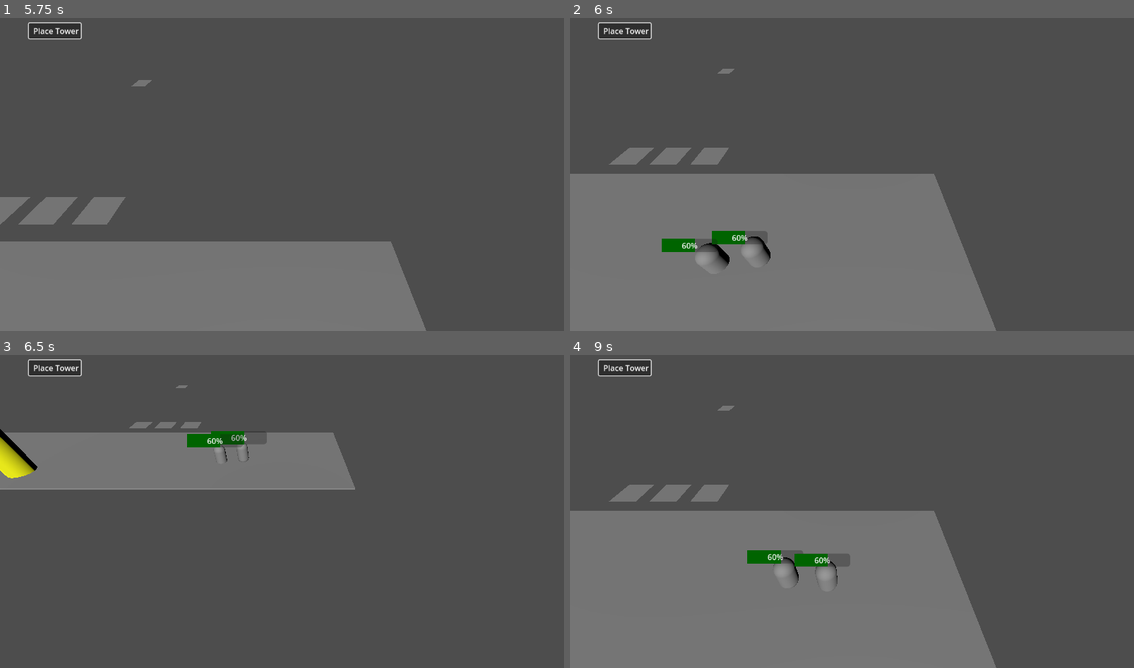
Above: before the commit, frames 1-4 (two rows, left to right).
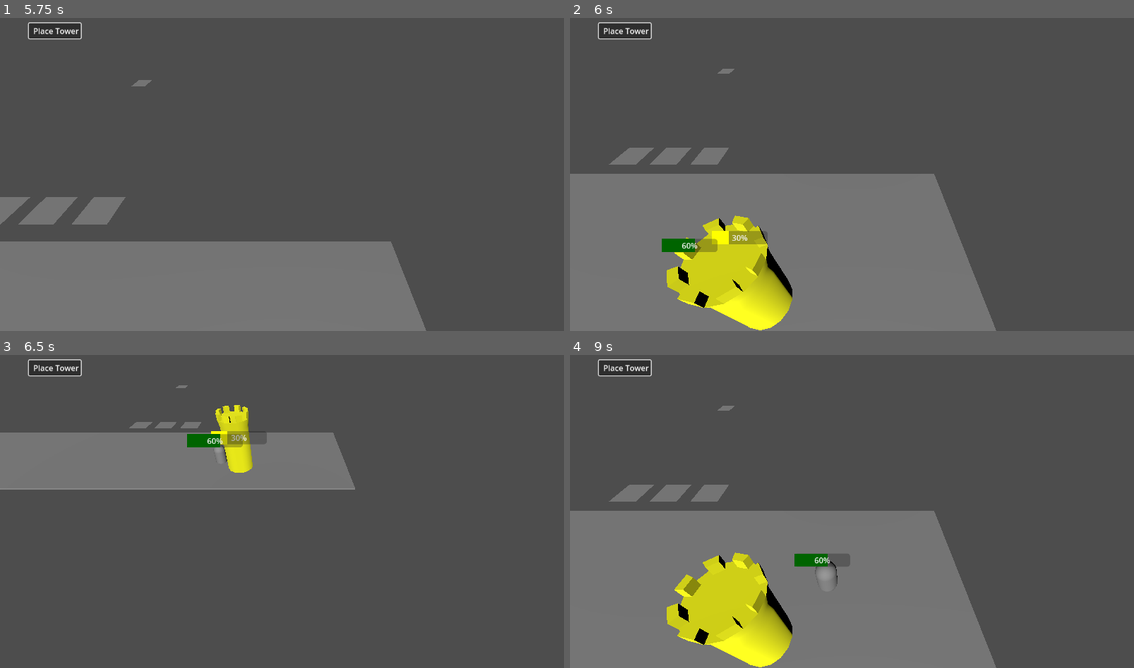
Above: after the commit, the same moments.

Repository: vhladko/tower_defence
Game: Godot game, scene res://main.tscn
Two runs of this game, one before a commit and one after it. Both use one fixed random seed, a clock stepped at 60 frames per second and the inputs below.
Inputs (mouse positions are in pixels of both pictures, inside the frame that each line leads up to):
- Up to frame 1 (5.75 s): click "Place Tower" at 0.5 s; tap Enter at 1.25, 4.25 s; move the mouse to (406, 155) at 1.27 s; hold Right (ui_right) 1.28-2 s; tap Mouse wheel up (zoom_in) at 1.35, 2.85, 4.35 s; click (406, 155) at 1.42 s; drag from (169, 187) to (253, 237) at 2.02 s; tap Space at 2.75 s; move the mouse to (338, 102) at 2.77 s; hold Right (ui_right) 2.78-3.5 s; drag from (253, 237) to (112, 124) at 3.52 s; move the mouse to (451, 221) at 4.27 s; hold Left (ui_left) 4.28-5 s; drag from (112, 124) to (197, 93) at 5.02 s
- Up to frame 2 (6 s): tap Space at 5.75 s; move the mouse to (880, 171) at 5.77 s; hold Down (ui_down) from 5.78 s (still down); tap Mouse wheel up (zoom_in) at 5.85 s; click (880, 171) at 5.92 s
- Up to frame 3 (6.5 s): keep holding Down (ui_down)
- Up to frame 4 (9 s): release Down (ui_down) at 6.5 s; drag from (767, 430) to (739, 524) at 6.52 s; move the mouse to (976, 492) at 7.27 s; hold Up (ui_up) 7.28-8 s; tap Mouse wheel up (zoom_in) at 7.35, 8.85 s; drag from (739, 524) to (823, 574) at 8.02 s; tap Enter at 8.75 s; move the mouse to (908, 439) at 8.77 s; hold Down (ui_down) from 8.78 s (still down)

Frame 1 is identical in both runs. In frame 2, 5.1% of the frame differs, in the area x 17-40%, y 63-100%; in frame 3, 1.6%; in frame 4, 5.7%, in the area x 17-42%, y 62-100%.

Commit message:
Resolve merge conflict and building issue

Diff:
--- a/building/building.tscn
+++ b/building/building.tscn
@@ -1,15 +1,7 @@
-[gd_scene load_steps=7 format=3 uid="uid://t64bo4gpt0vo"]
+[gd_scene load_steps=4 format=3 uid="uid://t64bo4gpt0vo"]
 
 [ext_resource type="Script" uid="uid://ctknn2hb273ot" path="res://building/building.gd" id="1_pi4mk"]
 [ext_resource type="PackedScene" uid="uid://ccrmfor1ia7ph" path="res://tower.tscn" id="2_e18bv"]
-
-[sub_resource type="CylinderShape3D" id="CylinderShape3D_e18bv"]
-
-[sub_resource type="StandardMaterial3D" id="StandardMaterial3D_pi4mk"]
-albedo_color = Color(1, 1, 0, 1)
-
-[sub_resource type="CylinderMesh" id="CylinderMesh_e18bv"]
-material = SubResource("StandardMaterial3D_pi4mk")
 
 [sub_resource type="SphereShape3D" id="SphereShape3D_pi4mk"]
 
@@ -17,18 +9,6 @@
 script = ExtResource("1_pi4mk")
 
 [node name="tower" parent="." instance=ExtResource("2_e18bv")]
-
-[node name="StaticBody3d" type="Area3D" parent="."]
-visible = false
-
-[node name="CollisionShape3D" type="CollisionShape3D" parent="StaticBody3d"]
-transform = Transform3D(1, 0, 0, 0, 1, 0, 0, 0, 1, 0, 1, 0)
-shape = SubResource("CylinderShape3D_e18bv")
-
-[node name="MeshInstance3D" type="MeshInstance3D" parent="StaticBody3d"]
-transform = Transform3D(1, 0, 0, 0, 1, 0, 0, 0, 1, 0, 1, 0)
-mesh = SubResource("CylinderMesh_e18bv")
-skeleton = NodePath("../..")
 
 [node name="AttackRange" type="Area3D" parent="."]
 
--- a/main.tscn
+++ b/main.tscn
@@ -66,7 +66,7 @@
 building_icon = SubResource("CanvasTexture_272bh")
 
 [node name="Bulding" parent="." instance=ExtResource("7_272bh")]
-transform = Transform3D(1, 0, 0, 0, 1, 0, 0, 0, 1, -1.58737, 0.0200089, 2.66011)
+transform = Transform3D(1, 0, 0, 0, 1, 0, 0, 0, 1, 17.434, 0.686107, 2.86909)
 
 [connection signal="button_down" from="Control/Button" to="Control/Button" method="_on_button_down"]
 [connection signal="button_up" from="Control/Button" to="Control/Button" method="_on_button_up"]
Not shown: 1 places in main.tscn that only renumber resources
